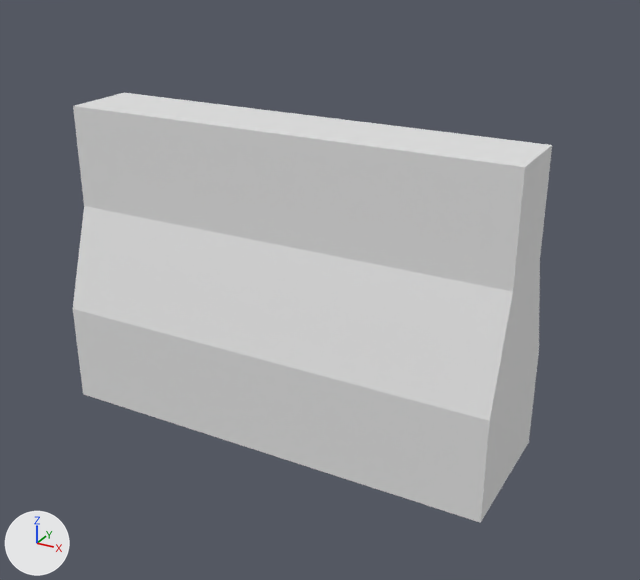
The FBX model Assets/ART/Models/environment/kleine props/concrete road block.fbx, before and after one commit.
Before and after are seen from a 50 mm lens placed at (1.6, -2.69, 1.94), pointed at (0.12, -0.01, 0.6). The axes (+X, +Y, +Z) are drawn at lower left. The lights are the same throughout. Where no turn or scale is listed for an object, it has been applied to the vertices.
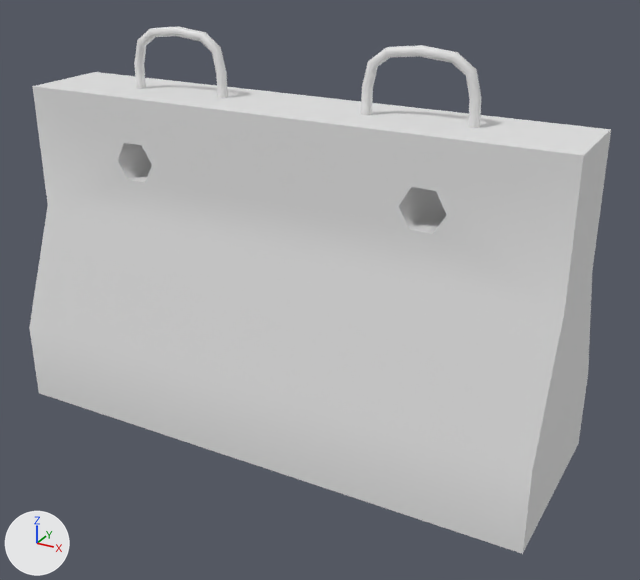
Pixel boxes [x1, y1, x2, y2] of what changed, in the pictures (640 x 580 px):
'Cube', reshaped (21% wider, 23% taller): before [73, 93, 552, 523]; after [29, 26, 611, 554]
part 1 of me_cube_003, built on: before [73, 93, 552, 523]; after [29, 26, 611, 554]

The edits, one by one:
me_cube_003 is used by ob_cube; location (0.0, 0.0, 0.0).
me_cube_003 had 16 vertices, 14 faces and spanned x -0.89..0.89, y -0.28..0.28, z 0.0..1.21.
me_cube_003 now has 168 vertices, 173 faces and spans x -1.07..1.07, y -0.36..0.36, z 0.0..1.52.
me_cube_003 part 1: the whole mesh is rebuilt.
me_cube_003 part 2: the surface is now shaded smooth.
